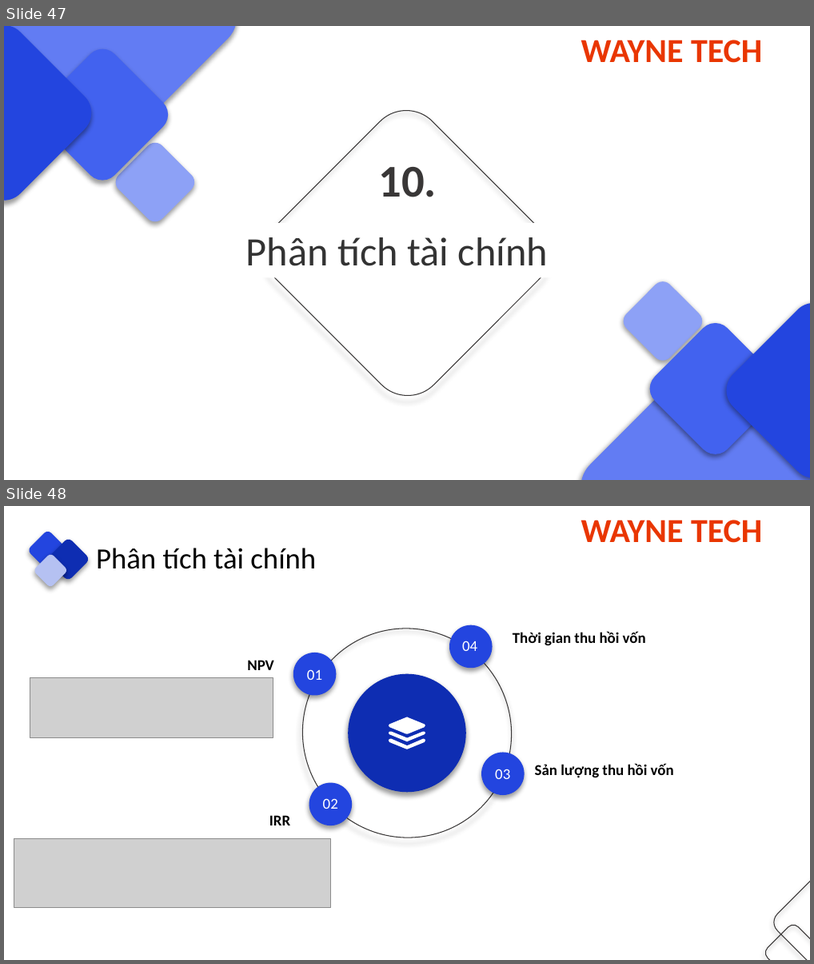
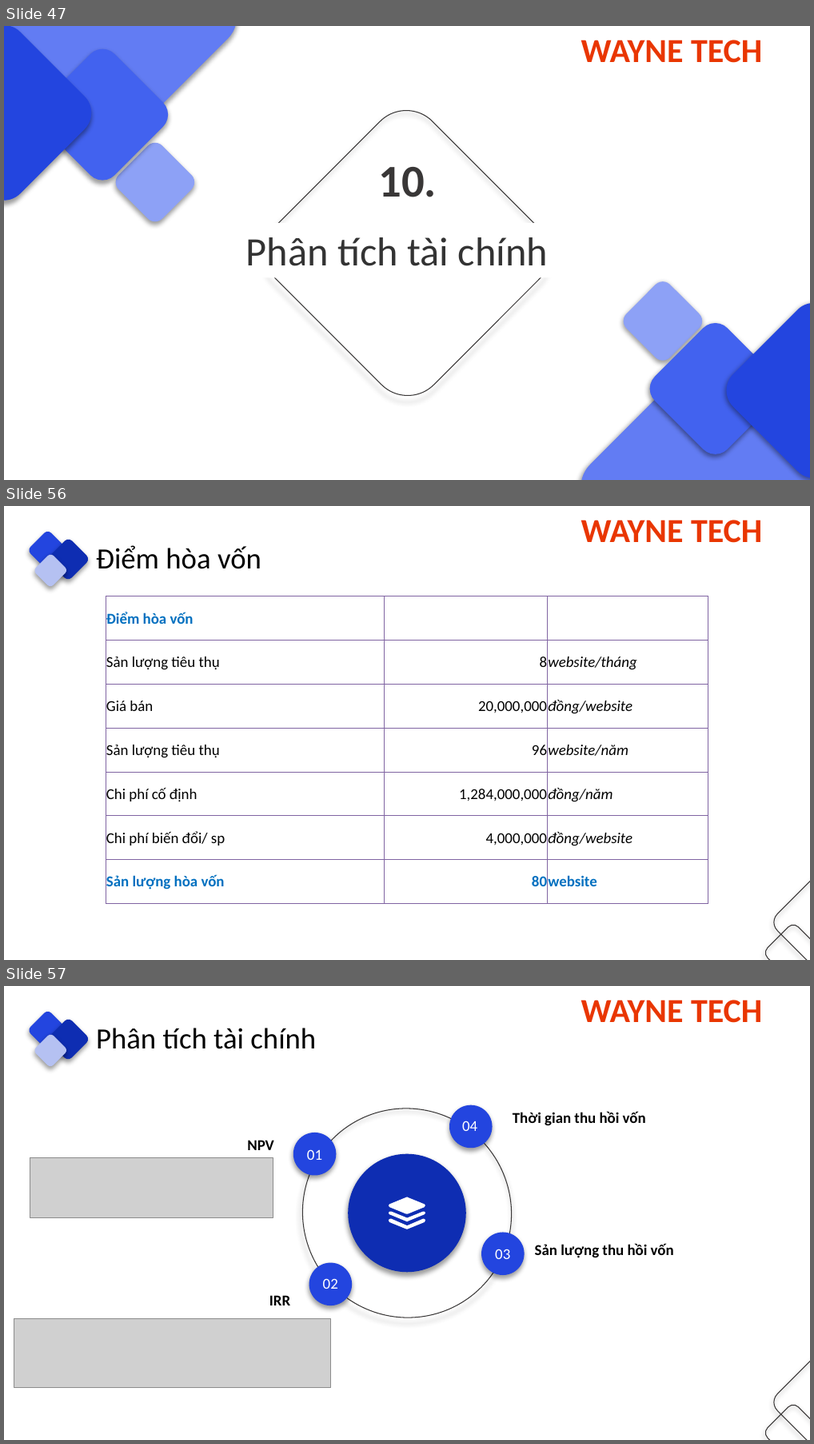
Before and after one commit to danglaiacc/kn, a slide deck: ppt/index.pptx. Shown one above the other, each under a label of ours: slides 47 and 48 before the commit, slides 47, 56 and 57 after it; the slides between them are not shown. The pictures are 814x964 and 814x1444 pixels, drawn with LibreOffice and Linux fonts; fonts in the diff are those of the drawing; grey boxes stand for pictures. Boxes give left, top, right and bottom in pixels: in the first picture for what was removed or moved away, otherwise in the second. Text is boxed around its words. In the diff, an @@ line names an element or a change of style, - is before the commit and + after.

```diff
--- a/ppt/index.pptx
+++ b/ppt/index.pptx
@@ slide 56 added at box(4, 506, 810, 960), background #FFFFFF; not listed: 6 template elements that a slide beside it also shows @@
@@ text added at box(96, 545, 262, 569), 35 pt, text #000000 @@
+Điểm hòa vốn
@@ table added at box(106, 596, 709, 903), 7 rows, 3 columns @@
+Điểm hòa vốn |  | 
+Sản lượng tiêu thụ | 8 | website/tháng
+Giá bán | 20,000,000 | đồng/website
+Sản lượng tiêu thụ | 96 | website/năm
+Chi phí cố định | 1,284,000,000 | đồng/năm
+Chi phí biến đổi/ sp | 4,000,000 | đồng/website
+Sản lượng hòa vốn | 80 | website
@@ what was slide 48 is now slide 57 @@
```
Also in this commit, not shown: 4 slides changed, 8 other slides added, 7 other files.
